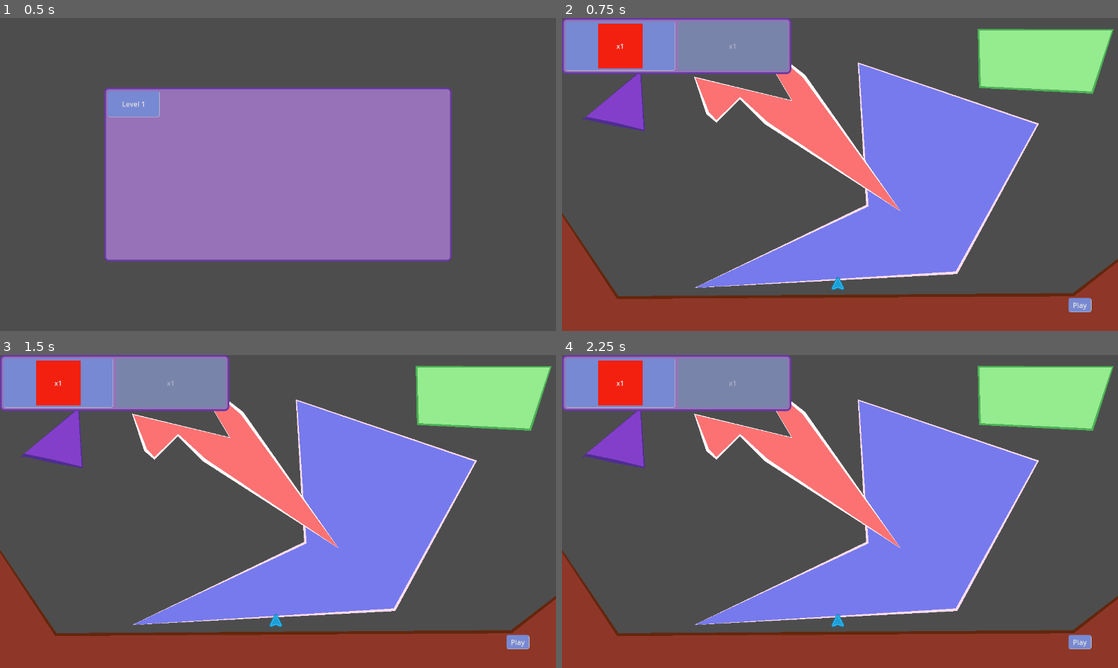
Above: before the commit, frames 1-4 (two rows, left to right).
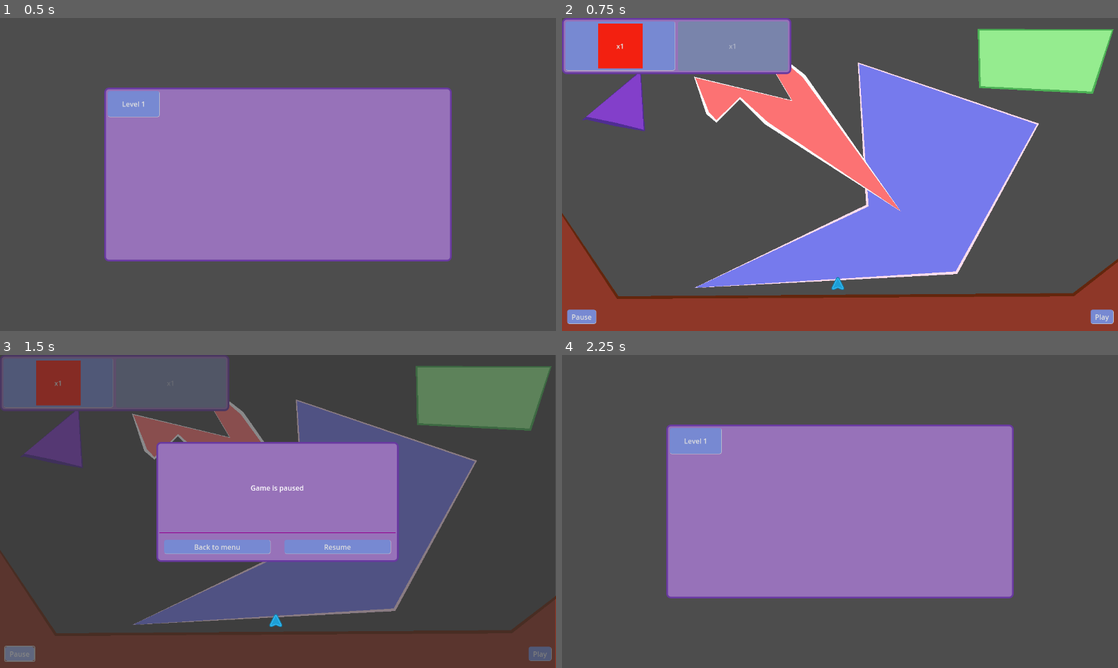
Above: after the commit, the same moments.

Repository: Xiul109/Basic_Principles_of_Autoreplicant_Engineering
Game: Godot game, scene res://main_scene.tscn
Same seed, same stepped clock (60 frames per second), same inputs: the game is played once before the commit and once after it.
Inputs (mouse positions are in pixels of both pictures, inside the frame that each line leads up to):
- Up to frame 1 (0.5 s): no input
- Up to frame 2 (0.75 s): click "Level 1" at 0.5 s
- Up to frame 3 (1.5 s): click (22, 652) at 1.25 s, where only the run after the commit has a clickable "Pause"
- Up to frame 4 (2.25 s): click (778, 545) at 2 s, where only the run after the commit has a clickable "Back to menu"

Frame 1 is identical in both runs. In frame 2, 0.6% of the frame differs, in the area x 0-100%, y 89-98%; in frame 3, 56%; in frame 4, 65%, in the area x 0-100%, y 0-100%.

Commit message:
Added pause menu to game

Diff:
--- a/UI/level_interface.gd
+++ b/UI/level_interface.gd
@@ -3,8 +3,9 @@
 @onready var replicant_editor := $ReplicantEditor
 var recovery_position : Vector2
 
-@onready var game_lost_interface: Control = $game_lost_interface
-@onready var game_won_interface: Control = $game_won_interface
+@onready var game_lost_interface = %game_lost_interface
+@onready var game_won_interface = %game_won_interface
+@onready var pause_interface = %pause_interface
 
 signal exit_to_menu()
 signal change_to_next_level()
@@ -33,6 +34,9 @@
 	game_won_interface.button_next_level.connect("pressed", next_level)
 	game_won_interface.button_retry.connect("pressed",_on_stop_button_pressed)
 	game_won_interface.button_menu.connect("pressed",go_to_menu)
+
+	pause_interface.button_menu.connect("pressed",go_to_menu)
+	pause_interface.button_resume.connect("pressed",resume)
 
 func game_lost(reason:String):
 	if level_state=="Building":
@@ -64,6 +68,9 @@
 	await get_tree().create_timer(5).timeout
 	alert_label.visible=false
 
+func resume():
+	pause_interface.visible = false
+	get_tree().paused = false
 
 func _on_play_button_pressed():
 	if level == null:
@@ -88,8 +95,8 @@
 	recovery_position = level.base_replicant.position
 	level.base_replicant.position = Vector2.INF
 	# Hiding unuseful UI
-	$PlayButton.hide()
-	$StopButton.show()
+	%PlayButton.hide()
+	%StopButton.show()
 	level.building_area.hide()
 	level.clean_previews()
 	level.playing = true
@@ -112,8 +119,13 @@
 	level.base_replicant.show()
 	level.base_replicant.position = recovery_position
 	# Showing again UI
-	$PlayButton.show()
-	$StopButton.hide()
+	%PlayButton.show()
+	%StopButton.hide()
 	level.building_area.show()
 	level.update_previews()
 	level.playing = false
+
+
+func _on_pause_button_pressed():
+	get_tree().paused = true
+	pause_interface.visible = true
--- a/UI/level_interface.tscn
+++ b/UI/level_interface.tscn
@@ -1,9 +1,10 @@
-[gd_scene load_steps=5 format=3 uid="uid://c3t66xpdrrig3"]
+[gd_scene load_steps=6 format=3 uid="uid://c3t66xpdrrig3"]
 
 [ext_resource type="Script" path="res://UI/level_interface.gd" id="1_c3b3j"]
 [ext_resource type="PackedScene" uid="uid://cnif1ug0p3h4l" path="res://UI/replicant_editor.tscn" id="1_s4ugr"]
-[ext_resource type="PackedScene" uid="uid://de1ch156rclga" path="res://UI/game_lost_interface.tscn" id="4_f2ata"]
-[ext_resource type="PackedScene" uid="uid://baibn74emvb8s" path="res://UI/game_won_interface.tscn" id="5_twmdp"]
+[ext_resource type="PackedScene" uid="uid://de1ch156rclga" path="res://UI/menus/game_lost_interface.tscn" id="4_f2ata"]
+[ext_resource type="PackedScene" uid="uid://baibn74emvb8s" path="res://UI/menus/game_won_interface.tscn" id="5_twmdp"]
+[ext_resource type="PackedScene" uid="uid://clm3df70ujyvx" path="res://UI/menus/pause_interface.tscn" id="5_y382q"]
 
 [node name="LevelInterface" type="Control"]
 layout_mode = 3
@@ -21,22 +22,51 @@
 grow_horizontal = 1
 grow_vertical = 1
 
-[node name="PlayButton" type="Button" parent="."]
+[node name="buttons" type="Control" parent="."]
+layout_mode = 1
+anchors_preset = 7
+anchor_left = 0.5
+anchor_top = 1.0
+anchor_right = 0.5
+anchor_bottom = 1.0
+offset_left = -19.5
+offset_top = -46.0
+offset_right = 20.5
+offset_bottom = -6.0
+grow_horizontal = 2
+grow_vertical = 0
+
+[node name="PlayButton" type="Button" parent="buttons"]
+unique_name_in_owner = true
 layout_mode = 1
 anchors_preset = 3
 anchor_left = 1.0
 anchor_top = 1.0
 anchor_right = 1.0
 anchor_bottom = 1.0
-offset_left = -72.0
-offset_top = -50.0
-offset_right = -64.0
-offset_bottom = -42.0
+offset_left = 566.5
+offset_top = -40.0
+offset_right = 607.5
+offset_bottom = -9.0
 grow_horizontal = 0
 grow_vertical = 0
 text = "Play"
 
-[node name="StopButton" type="Button" parent="."]
+[node name="PauseButton" type="Button" parent="buttons"]
+unique_name_in_owner = true
+layout_mode = 1
+anchors_preset = 2
+anchor_top = 1.0
+anchor_bottom = 1.0
+offset_left = -610.5
+offset_top = -40.0
+offset_right = -555.5
+offset_bottom = -9.0
+grow_vertical = 0
+text = "Pause"
+
+[node name="StopButton" type="Button" parent="buttons"]
+unique_name_in_owner = true
 visible = false
 layout_mode = 1
 anchors_preset = 3
@@ -44,15 +74,21 @@
 anchor_top = 1.0
 anchor_right = 1.0
 anchor_bottom = 1.0
-offset_left = -72.0
-offset_top = -50.0
-offset_right = -64.0
-offset_bottom = -42.0
+offset_left = 565.5
+offset_top = -40.0
+offset_right = 608.5
+offset_bottom = -9.0
 grow_horizontal = 0
 grow_vertical = 0
 text = "Stop"
 
-[node name="game_lost_interface" parent="." instance=ExtResource("4_f2ata")]
+[node name="menus" type="Control" parent="."]
+anchors_preset = 0
+offset_right = 40.0
+offset_bottom = 40.0
+
+[node name="game_lost_interface" parent="menus" instance=ExtResource("4_f2ata")]
+unique_name_in_owner = true
 visible = false
 layout_mode = 1
 offset_left = -7.0
@@ -60,13 +96,19 @@
 offset_right = -7.0
 offset_bottom = -4.0
 
-[node name="game_won_interface" parent="." instance=ExtResource("5_twmdp")]
+[node name="game_won_interface" parent="menus" instance=ExtResource("5_twmdp")]
+unique_name_in_owner = true
 visible = false
 layout_mode = 1
 offset_left = 4.0
 offset_top = -5.0
 offset_right = 4.0
 offset_bottom = -5.0
+
+[node name="pause_interface" parent="menus" instance=ExtResource("5_y382q")]
+unique_name_in_owner = true
+visible = false
+layout_mode = 1
 
 [node name="alert_label" type="Label" parent="."]
 visible = false
@@ -80,5 +122,6 @@
 theme_override_font_sizes/font_size = 30
 text = "Anounce Label"
 
-[connection signal="pressed" from="PlayButton" to="." method="_on_play_button_pressed"]
-[connection signal="pressed" from="StopButton" to="." method="_on_stop_button_pressed"]
+[connection signal="pressed" from="buttons/PlayButton" to="." method="_on_play_button_pressed"]
+[connection signal="pressed" from="buttons/PauseButton" to="." method="_on_pause_button_pressed"]
+[connection signal="pressed" from="buttons/StopButton" to="." method="_on_stop_button_pressed"]
--- a/UI/game_lost_interface.tscn
+++ b/UI/menus/game_lost_interface.tscn
@@ -1,6 +1,6 @@
 [gd_scene load_steps=3 format=3 uid="uid://de1ch156rclga"]
 
-[ext_resource type="Script" path="res://UI/game_lost_interface.gd" id="1_cl8j1"]
+[ext_resource type="Script" path="res://UI/menus/game_lost_interface.gd" id="1_cl8j1"]
 
 [sub_resource type="StyleBoxFlat" id="StyleBoxFlat_dply6"]
 bg_color = Color(0.2, 0.2, 0.2, 0.572549)
--- a/UI/game_won_interface.tscn
+++ b/UI/menus/game_won_interface.tscn
@@ -1,6 +1,6 @@
 [gd_scene load_steps=3 format=3 uid="uid://baibn74emvb8s"]
 
-[ext_resource type="Script" path="res://UI/game_won_interface.gd" id="1_ouju5"]
+[ext_resource type="Script" path="res://UI/menus/game_won_interface.gd" id="1_ouju5"]
 
 [sub_resource type="StyleBoxFlat" id="StyleBoxFlat_11nvx"]
 bg_color = Color(0.2, 0.2, 0.2, 0.572549)
--- /dev/null
+++ b/UI/menus/pause_interface.gd
@@ -0,0 +1,4 @@
+extends Control
+
+@onready var button_menu = %button_menu
+@onready var button_resume = %button_resume
--- /dev/null
+++ b/UI/menus/pause_interface.tscn
@@ -0,0 +1,68 @@
+[gd_scene load_steps=3 format=3 uid="uid://clm3df70ujyvx"]
+
+[ext_resource type="Script" path="res://UI/menus/pause_interface.gd" id="1_1bpts"]
+
+[sub_resource type="StyleBoxFlat" id="StyleBoxFlat_11nvx"]
+bg_color = Color(0.2, 0.2, 0.2, 0.572549)
+corner_detail = 1
+
+[node name="pause_interface" type="Control"]
+process_mode = 3
+layout_mode = 3
+anchors_preset = 15
+anchor_right = 1.0
+anchor_bottom = 1.0
+grow_horizontal = 2
+grow_vertical = 2
+script = ExtResource("1_1bpts")
+
+[node name="Panel2" type="PanelContainer" parent="."]
+layout_mode = 0
+offset_right = 1278.0
+offset_bottom = 726.0
+theme_override_styles/panel = SubResource("StyleBoxFlat_11nvx")
+
+[node name="MarginContainer" type="MarginContainer" parent="Panel2"]
+layout_mode = 2
+theme_override_constants/margin_left = 360
+theme_override_constants/margin_top = 200
+theme_override_constants/margin_right = 360
+theme_override_constants/margin_bottom = 250
+
+[node name="PanelContainer" type="PanelContainer" parent="Panel2/MarginContainer"]
+layout_mode = 2
+
+[node name="VSplitContainer" type="VBoxContainer" parent="Panel2/MarginContainer/PanelContainer"]
+layout_mode = 2
+
+[node name="LabelText" type="Label" parent="Panel2/MarginContainer/PanelContainer/VSplitContainer"]
+layout_mode = 2
+size_flags_vertical = 6
+text = "Game is paused"
+horizontal_alignment = 1
+
+[node name="HSeparator" type="HSeparator" parent="Panel2/MarginContainer/PanelContainer/VSplitContainer"]
+layout_mode = 2
+
+[node name="MarginContainer" type="MarginContainer" parent="Panel2/MarginContainer/PanelContainer/VSplitContainer"]
+layout_mode = 2
+
+[node name="buttons" type="HBoxContainer" parent="Panel2/MarginContainer/PanelContainer/VSplitContainer/MarginContainer"]
+layout_mode = 2
+alignment = 1
+
+[node name="button_menu" type="Button" parent="Panel2/MarginContainer/PanelContainer/VSplitContainer/MarginContainer/buttons"]
+unique_name_in_owner = true
+layout_mode = 2
+size_flags_horizontal = 3
+text = "Back to menu"
+
+[node name="Control" type="Control" parent="Panel2/MarginContainer/PanelContainer/VSplitContainer/MarginContainer/buttons"]
+custom_minimum_size = Vector2(20, 0)
+layout_mode = 2
+
+[node name="button_resume" type="Button" parent="Panel2/MarginContainer/PanelContainer/VSplitContainer/MarginContainer/buttons"]
+unique_name_in_owner = true
+layout_mode = 2
+size_flags_horizontal = 3
+text = "Resume"
Renamed: UI/game_lost_interface.gd -> UI/menus/game_lost_interface.gd
Renamed: UI/game_won_interface.gd -> UI/menus/game_won_interface.gd
